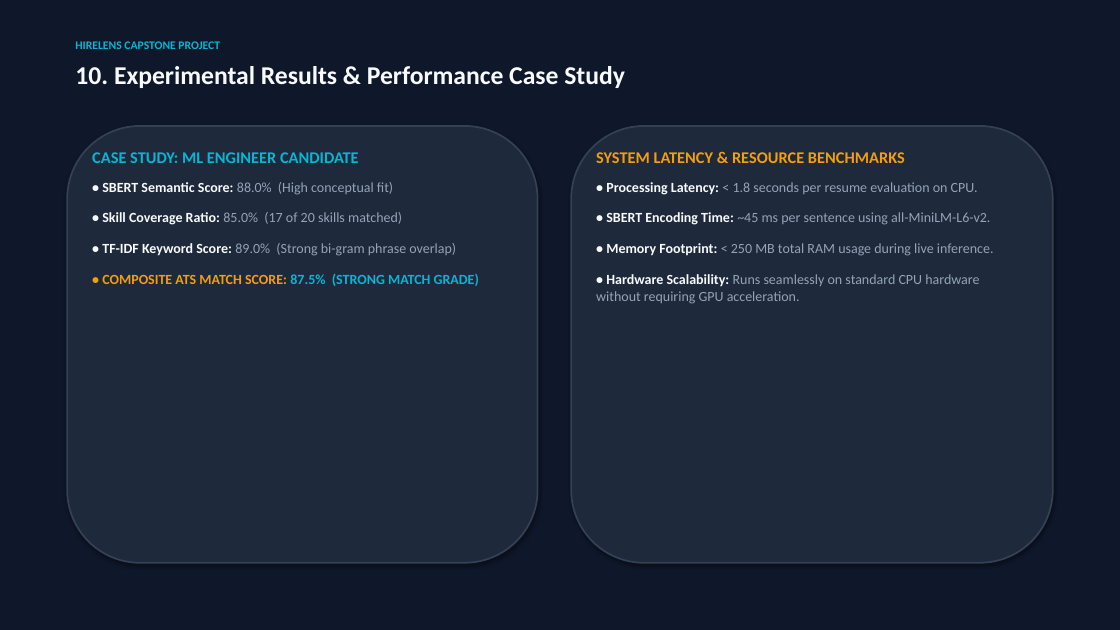
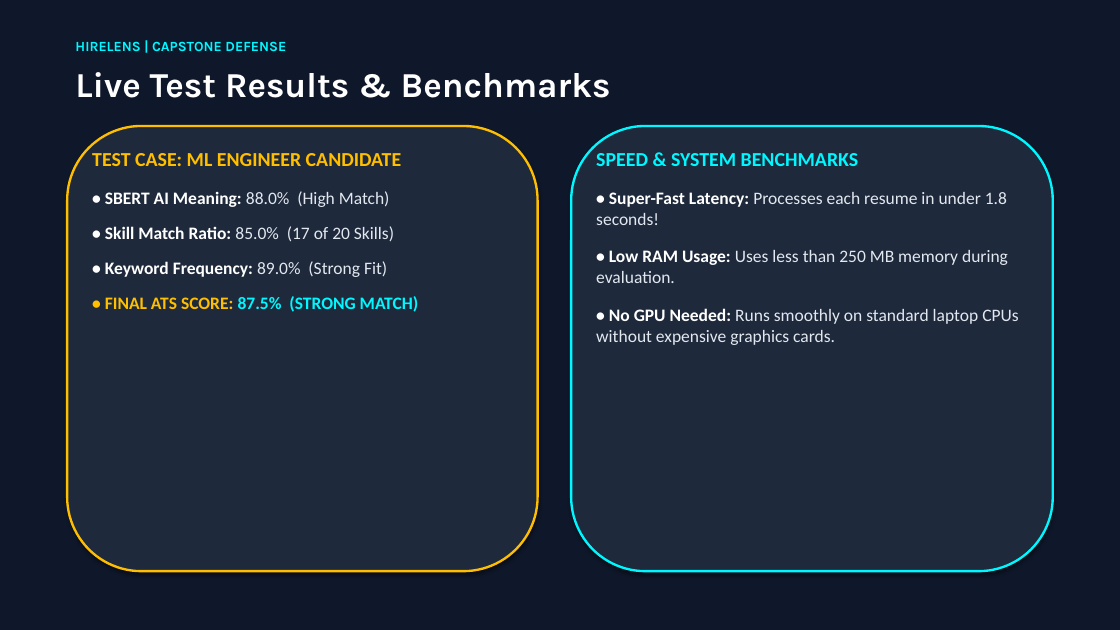
Before and after one commit to Aryan8182/Hirelens-ai-resume-analyzer, a slide deck: slide 9 of HireLens_Presentation.pptx (slide 11 before the commit). Drawn at 1120x630 pixels with LibreOffice and Linux fonts; fonts in the diff are those of the drawing. Boxes give left, top, right and bottom in pixels: in the first picture for what was removed or moved away, otherwise in the second. Text is boxed around its words. In the diff, an @@ line names an element or a change of style, - is before the commit and + after.

Commit message:
Update HireLens_Presentation.pptx with large-font classroom-ready presentation deck

```diff
--- a/HireLens_Presentation.pptx
+++ b/HireLens_Presentation.pptx
@@ text at (75,41,286,51): text changed; size 10 to 12 pt; font Calibri to Karla; text colour #06B6D4 to #00F7FF @@
-HIRELENS CAPSTONE PROJECT
+HIRELENS | CAPSTONE DEFENSE
@@ text at (75,72,611,98): text changed; size 22 to 30 pt; font Calibri to Karla; text colour #F8FAFC to #FFFFFF @@
-10. Experimental Results & Performance Case Study
+Live Test Results & Benchmarks
@@ rounded rectangle: place and size @@
-rounded rectangle at (67,126,538,563)
+rounded rectangle at (67,126,538,571)
@@ rounded rectangle at (67,126,538,571): outline #334155 1.5 pt to #FFBF00 2 pt @@
@@ rounded rectangle: place and size @@
-rounded rectangle at (571,126,1053,563)
+rounded rectangle at (571,126,1053,571)
@@ rounded rectangle at (571,126,1053,571): outline #334155 1.5 pt to #00F7FF 2 pt @@
@@ text at (92,153,418,312): text changed; size 12 to 15 pt; text colour #94A3B8 to #FFFFFF @@
-CASE STUDY: ML ENGINEER CANDIDATE
-• SBERT Semantic Score: 88.0% (High conceptual fit)
-• Skill Coverage Ratio: 85.0% (17 of 20 skills matched)
-• TF-IDF Keyword Score: 89.0% (Strong bi-gram phrase overlap)
-• COMPOSITE ATS MATCH SCORE: 87.5% (STRONG MATCH GRADE)
+TEST CASE: ML ENGINEER CANDIDATE
+• SBERT AI Meaning: 88.0% (High Match)
+• Skill Match Ratio: 85.0% (17 of 20 Skills)
+• Keyword Frequency: 89.0% (Strong Fit)
+• FINAL ATS SCORE: 87.5% (STRONG MATCH)
@@ text at (596,153,1018,345): text changed; size 12 to 15 pt; text colour #94A3B8 to #E2E8F0 @@
-SYSTEM LATENCY & RESOURCE BENCHMARKS
-• Processing Latency: < 1.8 seconds per resume evaluation on CPU.
-• SBERT Encoding Time: ~45 ms per sentence using all-MiniLM-L6-v2.
-• Memory Footprint: < 250 MB total RAM usage during live inference.
-• Hardware Scalability: Runs seamlessly on standard CPU hardware without requiring GPU acceleration.
+SPEED & SYSTEM BENCHMARKS
+• Super-Fast Latency: Processes each resume in under 1.8 seconds!
+• Low RAM Usage: Uses less than 250 MB memory during evaluation.
+• No GPU Needed: Runs smoothly on standard laptop CPUs without expensive graphics cards.
```
Also in this commit, not shown: 3 other slides changed, 8 slides added, 8 slides removed, 1 other file.
